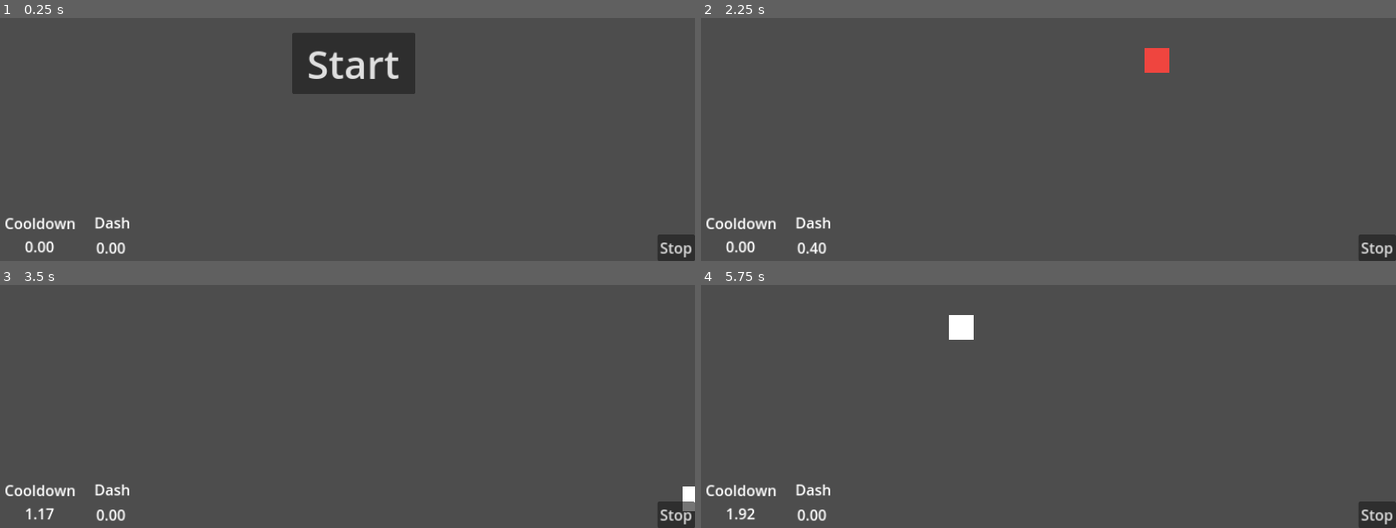
Above: before the commit, frames 1-4 (two rows, left to right).
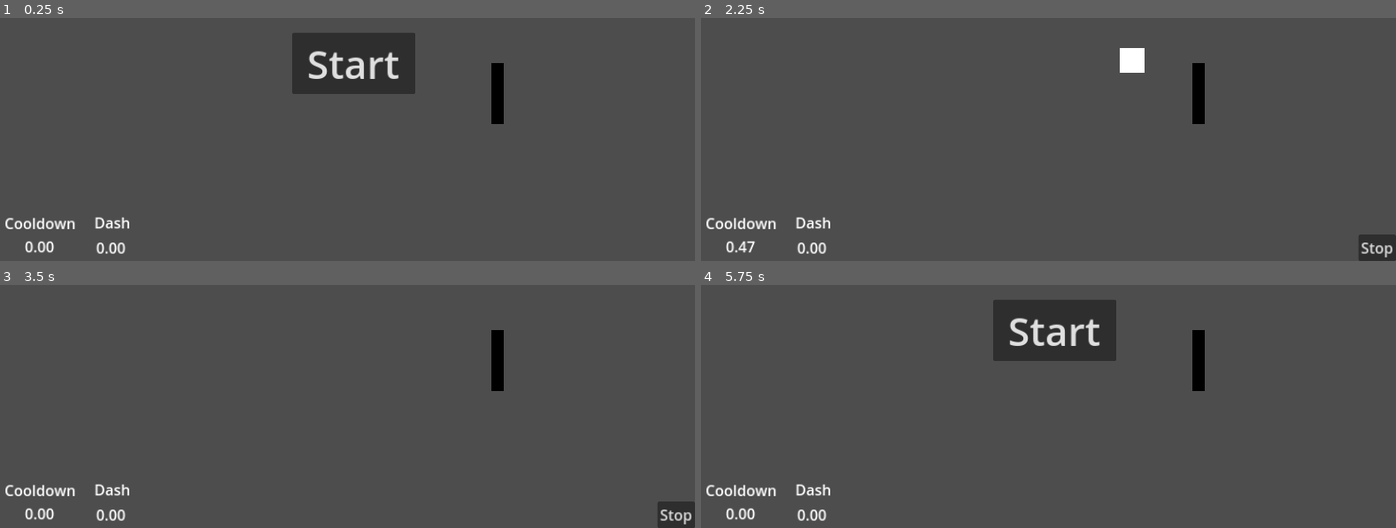
Above: after the commit, the same moments.

Repository: rnema35/other_learning
Game: Godot game, scene res://main.tscn
Same seed, same stepped clock (60 frames per second), same inputs: the game is played once before the commit and once after it. This scene is started directly instead of the project's main scene.
Inputs (mouse positions are in pixels of both pictures, inside the frame that each line leads up to):
- Up to frame 1 (0.25 s): no input
- Up to frame 2 (2.25 s): click (1375, 248) at 0.5 s, where only the run before the commit has a clickable "Stop"; click "Start" at 1.25 s; tap Enter at 2 s; hold Right (right) from 2.03 s (still down); tap Space (space) at 2.1 s
- Up to frame 3 (3.5 s): release Right (right) at 2.78 s; hold Down (down) from 2.78 s (still down); tap Space (space) at 2.85 s
- Up to frame 4 (5.75 s): release Down (down) at 3.53 s; hold Right (right) 3.53-4.28 s; tap Space (space) at 3.6, 4.25, 4.35, 5.1 s; hold Up (up) 4.28-5.03 s; hold Left (left) from 5.03 s (still down); tap Escape (stop_game, bound only after the commit) at 5.65 s

The runs differ from the first frame. In frame 1, 1.0% of the frame differs, in the area x 70-100%, y 18-100%; in frame 2, 1.3%; in frame 3, 0.8%; in frame 4, 5.7%, in the area x 3-100%, y 6-100%.

Commit message:
testing walls

Diff:
--- a/first_game/CanvasLayer.gd
+++ b/first_game/CanvasLayer.gd
@@ -1,6 +1,7 @@
 extends CanvasLayer
 
 signal start_game
+signal stop_game
 
 func update_dash_cooldown(time):
 	$Cooldown/DashCooldown.text = str(time)
@@ -10,4 +11,11 @@
 
 func _on_start_button_pressed():
 	$StartButton.hide()
+	$StopButton.show()
 	emit_signal("start_game")
+
+
+func _on_stop_button_pressed():
+	$StartButton.show()
+	$StopButton.hide()
+	emit_signal("stop_game")
--- a/first_game/StartPosition.gd
+++ /dev/null
@@ -1,11 +0,0 @@
-extends Marker2D
-
-
-# Called when the node enters the scene tree for the first time.
-func _ready():
-	pass # Replace with function body.
-
-
-# Called every frame. 'delta' is the elapsed time since the previous frame.
-func _process(delta):
-	pass
--- a/first_game/hud.tscn
+++ b/first_game/hud.tscn
@@ -102,3 +102,4 @@
 "
 
 [connection signal="pressed" from="StartButton" to="." method="_on_start_button_pressed"]
+[connection signal="pressed" from="StopButton" to="." method="_on_stop_button_pressed"]
--- a/first_game/main.gd
+++ b/first_game/main.gd
@@ -1,10 +1,9 @@
 extends Node
 
-var score
 
 # Called when the node enters the scene tree for the first time.
 func _ready():
-	pass
+	$Hud/StopButton.hide()
 
 # Called every frame. 'delta' is the elapsed time since the previous frame.
 func _process(delta):
@@ -15,11 +14,19 @@
 	$Hud.update_dash_cooldown(dashcooldown)
 	$Hud.update_dash_timer(dashtimer)
 
+	if Input.is_action_pressed("stop_game"):
+		stop_game()
+
 func new_game():
 	$Player.show()
 	$Player.start($StartPosition.position)
+	$Player.update_game_on(true)
+	$Player.speed = 400
 
 func stop_game():
+	$Player.update_game_on(false)
 	$Player/Dash_Cooldown.stop()
 	$Player/Dash_Timer.stop()
 	$Player.speed = 0
+	$Hud/StopButton.hide()
+	$Hud/StartButton.show()
--- a/first_game/main.tscn
+++ b/first_game/main.tscn
@@ -1,9 +1,23 @@
-[gd_scene load_steps=5 format=3 uid="uid://dd5lsahxchuvh"]
+[gd_scene load_steps=6 format=3 uid="uid://dd5lsahxchuvh"]
 
 [ext_resource type="Script" path="res://main.gd" id="1_85dwx"]
 [ext_resource type="PackedScene" uid="uid://dstmex0eaycla" path="res://player.tscn" id="1_87mxt"]
-[ext_resource type="Script" path="res://StartPosition.gd" id="3_1c3uw"]
 [ext_resource type="PackedScene" uid="uid://dy4gqxbk3i58q" path="res://hud.tscn" id="4_irgsv"]
+[ext_resource type="PackedScene" uid="uid://dhpguub85n45i" path="res://wall.tscn" id="5_5lyw1"]
+
+[sub_resource type="GDScript" id="GDScript_2tnxe"]
+script/source = "extends Marker2D
+
+
+# Called when the node enters the scene tree for the first time.
+func _ready():
+	pass # Replace with function body.
+
+
+# Called every frame. 'delta' is the elapsed time since the previous frame.
+func _process(delta):
+	pass
+"
 
 [node name="main" type="Node"]
 script = ExtResource("1_85dwx")
@@ -13,8 +27,13 @@
 
 [node name="StartPosition" type="Marker2D" parent="."]
 position = Vector2(576, 321)
-script = ExtResource("3_1c3uw")
+script = SubResource("GDScript_2tnxe")
 
 [node name="Hud" parent="." instance=ExtResource("4_irgsv")]
 
+[node name="Wall" parent="." instance=ExtResource("5_5lyw1")]
+position = Vector2(831, 375)
+
+[connection signal="area_entered" from="Player" to="Player" method="_on_body_entered"]
 [connection signal="start_game" from="Hud" to="." method="new_game"]
+[connection signal="stop_game" from="Hud" to="." method="stop_game"]
--- a/first_game/player.gd
+++ b/first_game/player.gd
@@ -8,6 +8,7 @@
 
 var screen_size
 var is_dashing = false
+var game_on = false
 
 # Called when the node enters the scene tree for the first time.
 func _ready():
@@ -18,35 +19,41 @@
 
 # Called every frame. 'delta' is the elapsed time since the previous frame.
 func _process(delta):
-	var velocity = Vector2.ZERO # The player's movement vector.
+	if game_on:
+		var velocity = Vector2.ZERO # The player's movement vector.
 
-	if Input.is_action_pressed("right"):
-		velocity.x += 1
-	if Input.is_action_pressed("left"):
-		velocity.x -= 1
-	if Input.is_action_pressed("down"):
-		velocity.y += 1
-	if Input.is_action_pressed("up"):
-		velocity.y -= 1
+		if Input.is_action_pressed("right"):
+			velocity.x += 1
+		if Input.is_action_pressed("left"):
+			velocity.x -= 1
+		if Input.is_action_pressed("down"):
+			velocity.y += 1
+		if Input.is_action_pressed("up"):
+			velocity.y -= 1
 
-	if Input.is_action_just_pressed("space") and (not is_dashing) and ($Dash_Cooldown.is_stopped()):
-		is_dashing = true
-		$Sprite2D/ColorRect.color = dashColor
-		$Dash_Timer.start()
+		if Input.is_action_just_pressed("space") and (not is_dashing) and ($Dash_Cooldown.is_stopped()):
+			is_dashing = true
+			$Sprite2D/ColorRect.color = dashColor
+			$Dash_Timer.start()
 
-	if is_dashing == true:
-		velocity = velocity.normalized() * dash_speed
-	elif velocity.length() > 0:
-		velocity = velocity.normalized() * speed
+		if is_dashing == true:
+			velocity = velocity.normalized() * dash_speed
+		elif velocity.length() > 0:
+			velocity = velocity.normalized() * speed
 
-	position += velocity * delta
-	position = position.clamp(Vector2.ZERO, screen_size)
-
+		position += velocity * delta
+		position = position.clamp(Vector2.ZERO, screen_size)
 
 func _on_dash_timer_timeout():
 	is_dashing = false
 	$Sprite2D/ColorRect.color = normColor
 	$Dash_Cooldown.start()
 
+func update_game_on(game_on_bool):
+	game_on = game_on_bool
+
 func start(start_position):
 	position = start_position
+
+func _on_body_entered(body):
+	hide()
--- a/first_game/player.tscn
+++ b/first_game/player.tscn
@@ -11,6 +11,7 @@
 
 [node name="Sprite2D" type="Sprite2D" parent="."]
 position = Vector2(2.08165e-12, 2.08165e-12)
+metadata/_edit_group_ = true
 
 [node name="ColorRect" type="ColorRect" parent="Sprite2D"]
 offset_left = -20.0
@@ -24,12 +25,13 @@
 metadata/_edit_group_ = true
 
 [node name="Dash_Timer" type="Timer" parent="."]
+wait_time = 0.05
+one_shot = true
+
+[node name="Dash_Cooldown" type="Timer" parent="."]
 wait_time = 0.5
 one_shot = true
 
-[node name="Dash_Cooldown" type="Timer" parent="."]
-wait_time = 2.0
-one_shot = true
-
+[connection signal="body_entered" from="." to="." method="_on_body_entered"]
 [connection signal="timeout" from="Dash_Timer" to="." method="_on_dash_timer_timeout"]
 [connection signal="timeout" from="Dash_Cooldown" to="." method="_on_dash_cooldown_timeout"]
--- a/first_game/project.godot
+++ b/first_game/project.godot
@@ -46,3 +46,8 @@
 "events": [Object(InputEventKey,"resource_local_to_scene":false,"resource_name":"","device":-1,"window_id":0,"alt_pressed":false,"shift_pressed":false,"ctrl_pressed":false,"meta_pressed":false,"pressed":false,"keycode":0,"physical_keycode":32,"key_label":0,"unicode":32,"echo":false,"script":null)
 ]
 }
+stop_game={
+"deadzone": 0.5,
+"events": [Object(InputEventKey,"resource_local_to_scene":false,"resource_name":"","device":-1,"window_id":0,"alt_pressed":false,"shift_pressed":false,"ctrl_pressed":false,"meta_pressed":false,"pressed":false,"keycode":0,"physical_keycode":4194305,"key_label":0,"unicode":0,"echo":false,"script":null)
+]
+}
--- /dev/null
+++ b/first_game/wall.tscn
@@ -0,0 +1,18 @@
+[gd_scene load_steps=2 format=3 uid="uid://dhpguub85n45i"]
+
+[sub_resource type="RectangleShape2D" id="RectangleShape2D_y2ag3"]
+
+[node name="Wall" type="StaticBody2D"]
+position = Vector2(500, 200)
+scale = Vector2(1, 5)
+
+[node name="CollisionShape2D" type="CollisionShape2D" parent="."]
+shape = SubResource("RectangleShape2D_y2ag3")
+metadata/_edit_group_ = true
+
+[node name="ColorRect" type="ColorRect" parent="CollisionShape2D"]
+offset_left = -10.0
+offset_top = -10.0
+offset_right = 10.0
+offset_bottom = 10.0
+color = Color(0, 0, 0, 1)
Not shown, changed: ser-cli game/server.py
